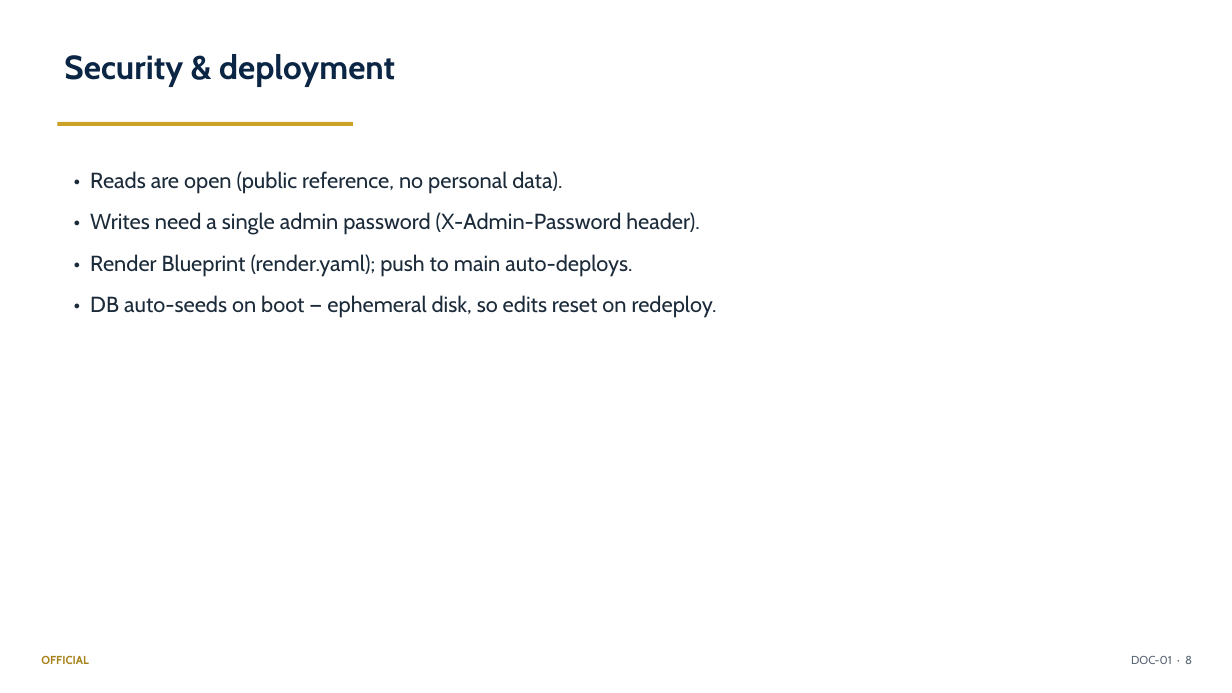
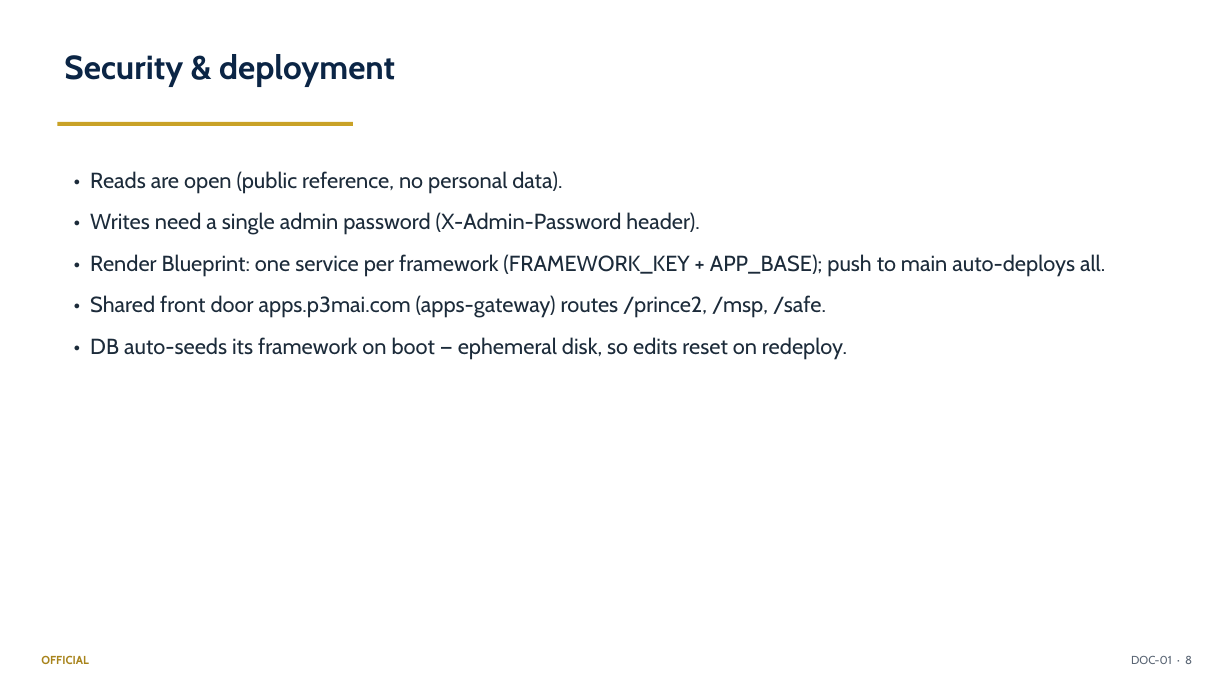
Before and after one commit to DRC63/method-map, a slide deck: slide 8 of docs/01_Architecture_and_Design_Summary.pptx. Drawn at 1232x693 pixels with LibreOffice and Linux fonts; fonts in the diff are those of the drawing. Boxes give left, top, right and bottom in pixels: in the first picture for what was removed or moved away, otherwise in the second. Text is boxed around its words. In the diff, an @@ line names an element or a change of style, - is before the commit and + after.

```diff
--- a/docs/01_Architecture_and_Design_Summary.pptx
+++ b/docs/01_Architecture_and_Design_Summary.pptx
@@ text at (90, 254, 1105, 360): text changed @@
-• Render Blueprint (render.yaml); push to main auto-deploys.
-• DB auto-seeds on boot — ephemeral disk, so edits reset on redeploy.
+• Render Blueprint: one service per framework (FRAMEWORK_KEY + APP_BASE); push to main auto-deploys all.
+• Shared front door apps.p3mai.com (apps-gateway) routes /prince2, /msp, /safe.
+• DB auto-seeds its framework on boot — ephemeral disk, so edits reset on redeploy.
```
Also in this commit, not shown: 4 other slides changed, 11 other files.
